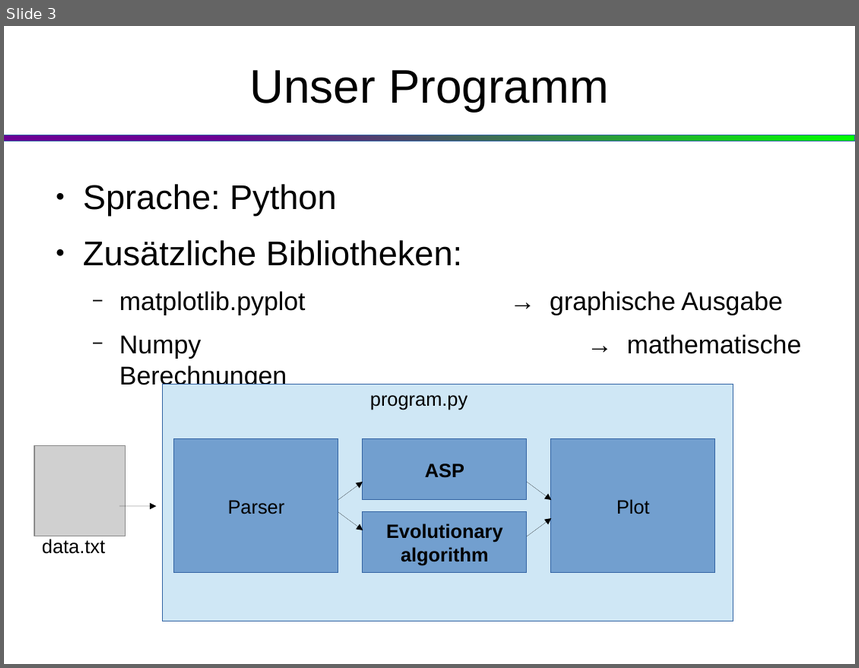
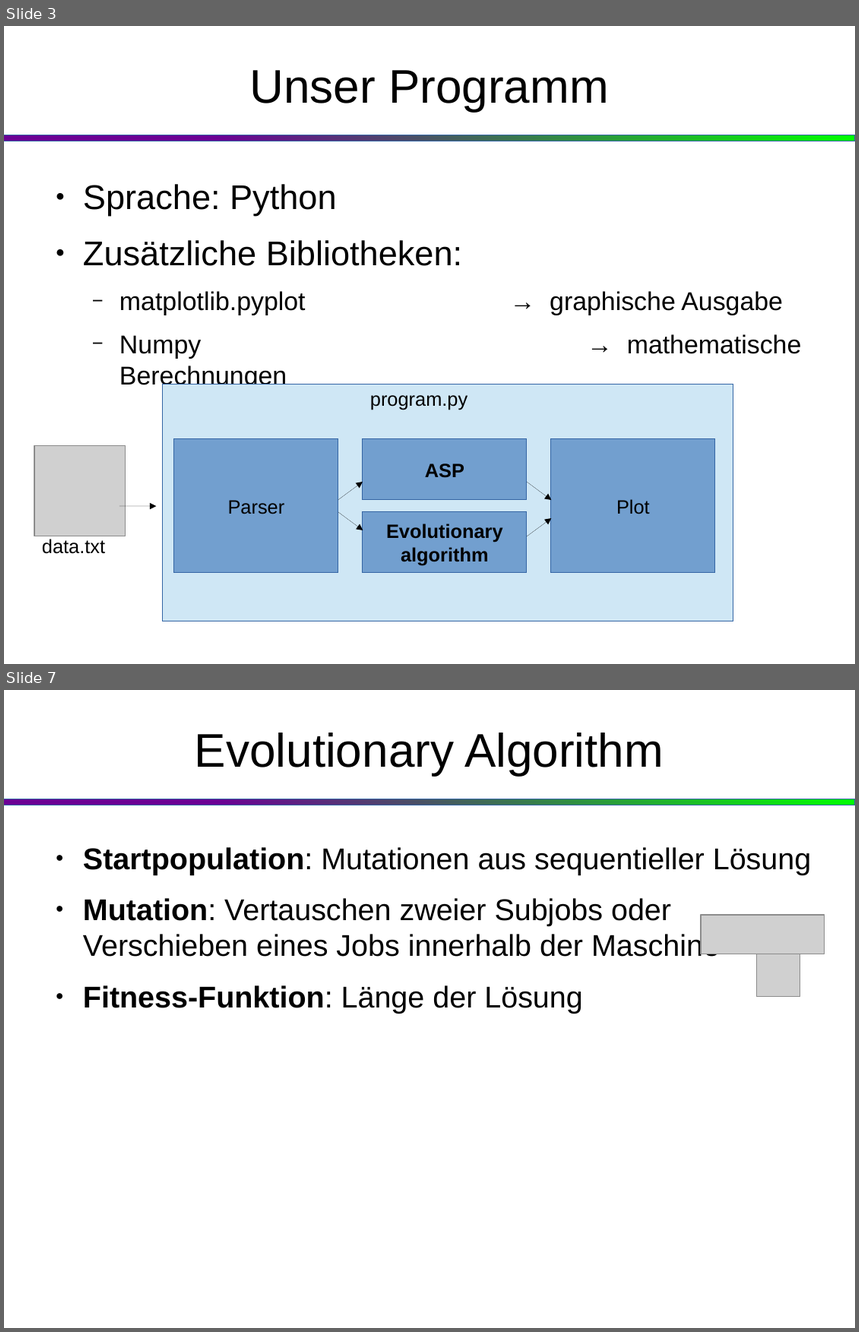
Before and after one commit to klaus94/ProbSolv_Search_AI_Project, a slide deck: paesentation.odp. Shown one above the other, each under a label of ours: slide 3 before the commit, slides 3 and 7 after it; the slides between them are not shown. The pictures are 859x668 and 859x1332 pixels, drawn with LibreOffice and Linux fonts; fonts in the diff are those of the drawing; grey boxes stand for pictures. Boxes give left, top, right and bottom in pixels: in the first picture for what was removed or moved away, otherwise in the second. Text is boxed around its words. In the diff, an @@ line names an element or a change of style, - is before the commit and + after.

```diff
--- a/paesentation.odp
+++ b/paesentation.odp
@@ slide 7 added at <box>4,690,855,1328</box>, background #FFFFFF; not listed: 1 template element that a slide beside it also shows @@
@@ title added at <box>195,733,664,775</box>, 44 pt, text #000000 @@
+Evolutionary Algorithm
@@ text added at <box>83,847,812,1014</box>, 28 pt, text #000000 @@
+● Startpopulation: Mutationen aus sequentieller Lösung
+● Mutation: Vertauschen zweier Subjobs oder Verschieben eines Jobs innerhalb der Maschine
+● Fitness-Funktion: Länge der Lösung
@@ picture added at <box>702,915,825,954</box> @@
@@ picture added at <box>757,954,800,996</box> @@
```
Also in this commit, not shown: 1 slide changed, 2 other slides added, 1 other file.
